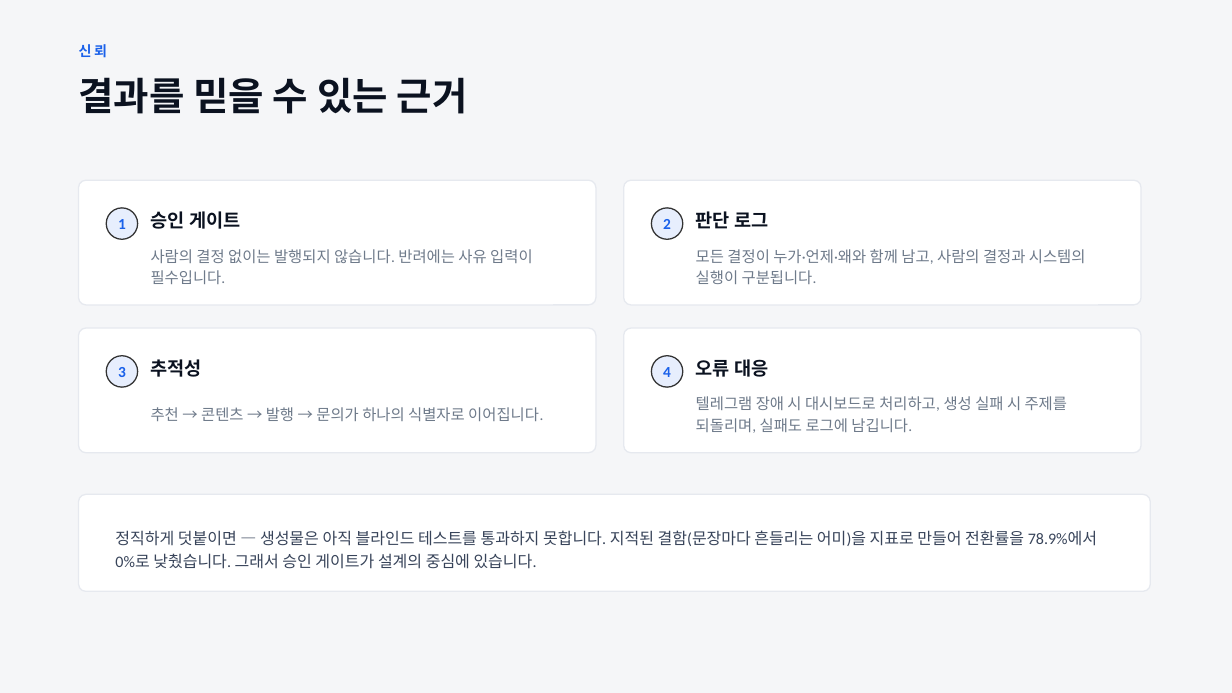
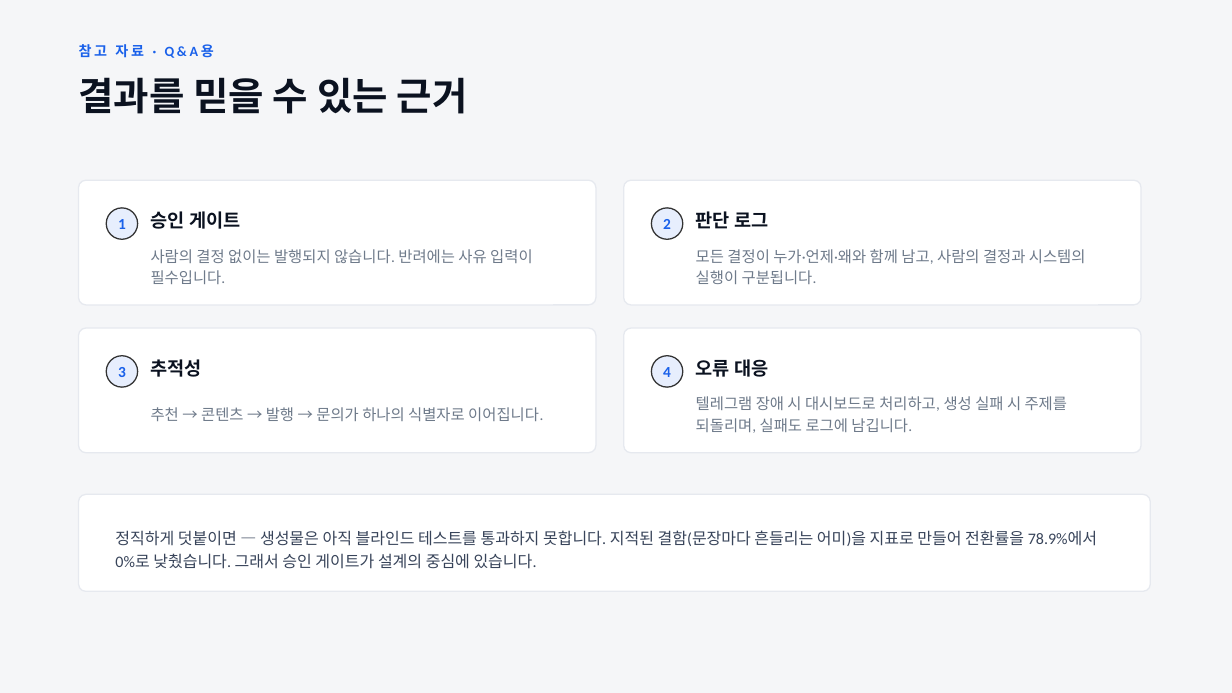
Before and after one commit to donghyun0215/marketingbot, a slide deck: slide 10 of aidlc-docs/deliverables/발표덱.pptx (slide 8 before the commit). Drawn at 1232x693 pixels with LibreOffice and Linux fonts; fonts in the diff are those of the drawing. Boxes give left, top, right and bottom in pixels: in the first picture for what was removed or moved away, otherwise in the second. Text is boxed around its words. In the diff, an @@ line names an element or a change of style, - is before the commit and + after.

```diff
--- a/aidlc-docs/deliverables/발표덱.pptx
+++ b/aidlc-docs/deliverables/발표덱.pptx
@@ text at bbox=[79, 44, 198, 58]: text changed @@
-신뢰
+참고 자료 · Q&A용
```
Also in this commit, not shown: 2 other slides changed, 1 other file.
